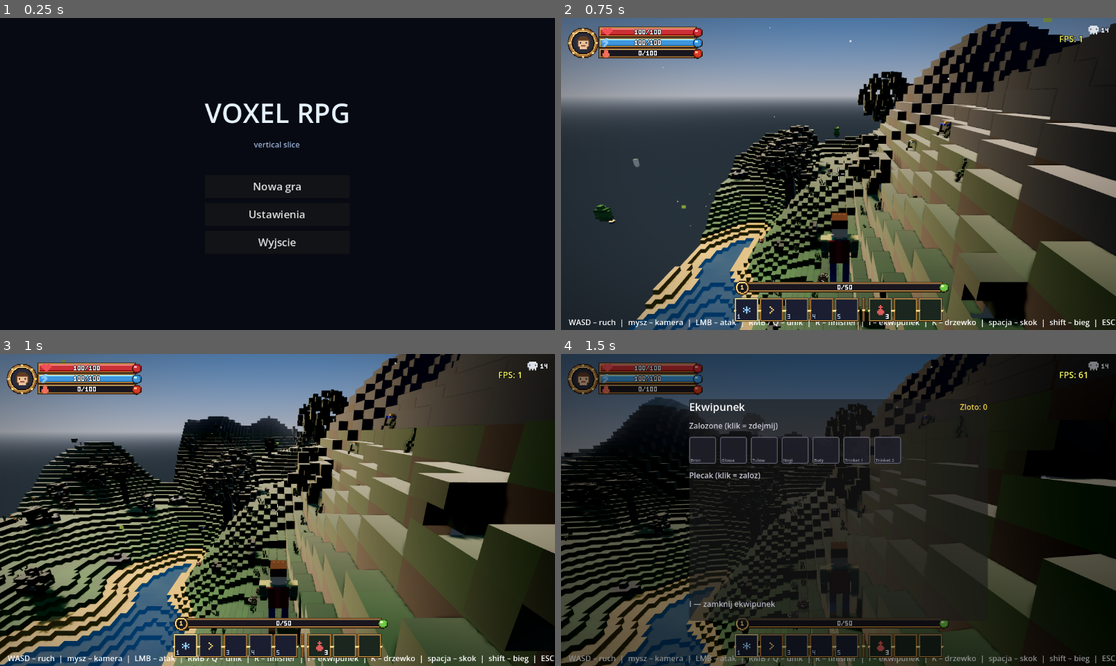
Above: before the commit, frames 1-4 (two rows, left to right).
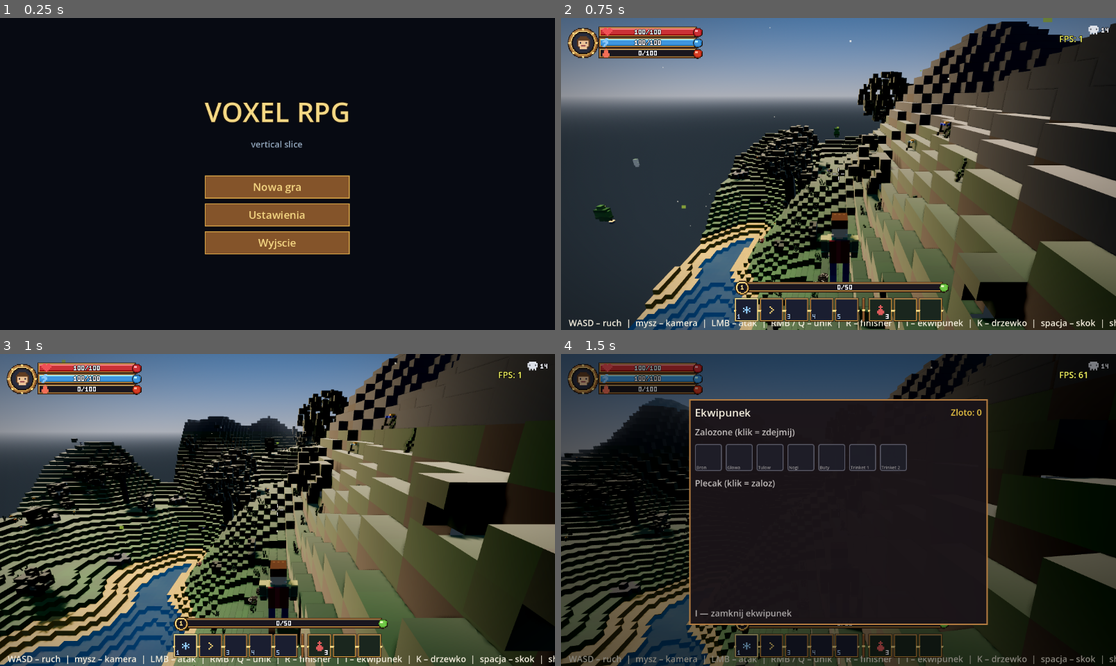
Above: after the commit, the same moments.

Repository: oskarolejnik/voxel-rpg-projekt
Game: Godot game, scene res://Main.tscn
The game is run twice, just before and just after one commit, with the same random seed, the same clock (stepped at 60 frames per second) and the same inputs.
Inputs (mouse positions are in pixels of both pictures, inside the frame that each line leads up to):
- Up to frame 1 (0.25 s): no input
- Up to frame 2 (0.75 s): click "Nowa gra" at 0.5 s
- Up to frame 3 (1 s): no input
- Up to frame 4 (1.5 s): tap Enter at 1.25 s; move the mouse to (866, 510) at 1.27 s; hold W from 1.28 s (still down); tap I at 1.35 s; click (866, 510) at 1.42 s

The runs differ from the first frame. In frame 1, 6.8% of the frame differs, in the area x 36-64%, y 26-76%; in frame 2, 1.1%; in frame 3, 1.1%; in frame 4, 13%, in the area x 0-100%, y 0-100%.

Commit message:
Menu pixel-art drewno-złoto: globalny Theme jak HUD (krok/menu)
Wszystkie ekrany menu w spójnym stylu HUD (drewno+złoto, kanciaste ramki) przez JEDEN motyw
wpięty globalnie — zero edycji per-menu:
- tools/build_ui_theme.gd(+tscn): generuje res://data/ui/wood_gold_theme.tres (paleta HUD:
  WOOD/GOLD/OUTLINE/INNER) — StyleBoxFlat (kanciaste) dla Button/OptionButton/CheckButton/CheckBox/
  Panel/PanelContainer/TabContainer/LineEdit/HSlider/ProgressBar/TabBar + kolory tekstu.
- project.godot: [gui] theme/custom -> motyw stosuje się do WSZYSTKICH Control (MainMenu/Pause/
  Settings/Lobby/Inventory/SkillTree/Creator automatycznie).
- MainMenu.gd: tytuł na złoty + outline (spójnie z motywem).
- assets/fonts/README.md: drop-in pixel-font (assets/fonts/pixel.ttf -> przebuduj motyw); z polskimi znakami.
- test/MenuShot.gd(+tscn): narzędzie do zrzutów menu (MENU=main|settings).
Regresja 22/22 ALL OK, boot+import czyste (motyw nie rusza logiki/testów).

Bez pixel-fontu styl ramek/kolorów gotowy; pełny pixel-tekst po wrzuceniu CC0 .ttf.

Co-Authored-By: Claude Opus 4.8 <noreply@anthropic.com>

Diff:
--- /dev/null
+++ b/data/ui/wood_gold_theme.tres
@@ -0,0 +1,257 @@
+[gd_resource type="Theme" format=3]
+
+[sub_resource type="StyleBoxFlat" id="StyleBoxFlat_b22k5"]
+content_margin_left = 8.0
+content_margin_top = 8.0
+content_margin_right = 8.0
+content_margin_bottom = 8.0
+bg_color = Color(0.08627451, 0.07058824, 0.101960786, 1)
+border_width_left = 2
+border_width_top = 2
+border_width_right = 2
+border_width_bottom = 2
+border_color = Color(0.5176471, 0.32941177, 0.16470589, 0.45)
+
+[sub_resource type="StyleBoxFlat" id="StyleBoxFlat_c5ovy"]
+content_margin_left = 8.0
+content_margin_top = 8.0
+content_margin_right = 8.0
+content_margin_bottom = 8.0
+bg_color = Color(0, 0, 0, 0)
+border_width_left = 2
+border_width_top = 2
+border_width_right = 2
+border_width_bottom = 2
+border_color = Color(0.9647059, 0.84705883, 0.5176471, 1)
+
+[sub_resource type="StyleBoxFlat" id="StyleBoxFlat_3k1yd"]
+content_margin_left = 8.0
+content_margin_top = 8.0
+content_margin_right = 8.0
+content_margin_bottom = 8.0
+bg_color = Color(0.6901961, 0.47843137, 0.2509804, 1)
+border_width_left = 2
+border_width_top = 2
+border_width_right = 2
+border_width_bottom = 2
+border_color = Color(0.9647059, 0.84705883, 0.5176471, 1)
+
+[sub_resource type="StyleBoxFlat" id="StyleBoxFlat_omrt5"]
+content_margin_left = 8.0
+content_margin_top = 8.0
+content_margin_right = 8.0
+content_margin_bottom = 8.0
+bg_color = Color(0.5176471, 0.32941177, 0.16470589, 1)
+border_width_left = 2
+border_width_top = 2
+border_width_right = 2
+border_width_bottom = 2
+border_color = Color(0.8392157, 0.63529414, 0.27450982, 1)
+
+[sub_resource type="StyleBoxFlat" id="StyleBoxFlat_34pnt"]
+content_margin_left = 8.0
+content_margin_top = 8.0
+content_margin_right = 8.0
+content_margin_bottom = 8.0
+bg_color = Color(0.36078432, 0.21960784, 0.10980392, 1)
+border_width_left = 2
+border_width_top = 2
+border_width_right = 2
+border_width_bottom = 2
+border_color = Color(0.8392157, 0.63529414, 0.27450982, 1)
+
+[sub_resource type="StyleBoxFlat" id="StyleBoxFlat_2id1u"]
+content_margin_left = 0.0
+content_margin_top = 0.0
+content_margin_right = 0.0
+content_margin_bottom = 0.0
+bg_color = Color(0.8392157, 0.63529414, 0.27450982, 1)
+border_color = Color(0.9647059, 0.84705883, 0.5176471, 1)
+
+[sub_resource type="StyleBoxFlat" id="StyleBoxFlat_wlh0g"]
+content_margin_left = 0.0
+content_margin_top = 0.0
+content_margin_right = 0.0
+content_margin_bottom = 0.0
+bg_color = Color(0.9647059, 0.84705883, 0.5176471, 1)
+border_color = Color(0.9647059, 0.84705883, 0.5176471, 1)
+
+[sub_resource type="StyleBoxFlat" id="StyleBoxFlat_s8vxl"]
+content_margin_left = 0.0
+content_margin_top = 0.0
+content_margin_right = 0.0
+content_margin_bottom = 0.0
+bg_color = Color(0.08627451, 0.07058824, 0.101960786, 1)
+border_width_left = 1
+border_width_top = 1
+border_width_right = 1
+border_width_bottom = 1
+border_color = Color(0.36078432, 0.21960784, 0.10980392, 1)
+
+[sub_resource type="StyleBoxFlat" id="StyleBoxFlat_ecqhf"]
+content_margin_left = 6.0
+content_margin_top = 6.0
+content_margin_right = 6.0
+content_margin_bottom = 6.0
+bg_color = Color(0.05490196, 0.047058824, 0.07058824, 1)
+border_width_left = 2
+border_width_top = 2
+border_width_right = 2
+border_width_bottom = 2
+border_color = Color(0.9647059, 0.84705883, 0.5176471, 1)
+
+[sub_resource type="StyleBoxFlat" id="StyleBoxFlat_t46yg"]
+content_margin_left = 6.0
+content_margin_top = 6.0
+content_margin_right = 6.0
+content_margin_bottom = 6.0
+bg_color = Color(0.05490196, 0.047058824, 0.07058824, 1)
+border_width_left = 2
+border_width_top = 2
+border_width_right = 2
+border_width_bottom = 2
+border_color = Color(0.8392157, 0.63529414, 0.27450982, 1)
+
+[sub_resource type="StyleBoxFlat" id="StyleBoxFlat_ummhb"]
+content_margin_left = 12.0
+content_margin_top = 12.0
+content_margin_right = 12.0
+content_margin_bottom = 12.0
+bg_color = Color(0.101960786, 0.078431375, 0.09411765, 0.96)
+border_width_left = 3
+border_width_top = 3
+border_width_right = 3
+border_width_bottom = 3
+border_color = Color(0.6901961, 0.47843137, 0.2509804, 1)
+
+[sub_resource type="StyleBoxFlat" id="StyleBoxFlat_ujbv7"]
+content_margin_left = 0.0
+content_margin_top = 0.0
+content_margin_right = 0.0
+content_margin_bottom = 0.0
+bg_color = Color(0.08627451, 0.07058824, 0.101960786, 1)
+border_width_left = 1
+border_width_top = 1
+border_width_right = 1
+border_width_bottom = 1
+border_color = Color(0.36078432, 0.21960784, 0.10980392, 1)
+
+[sub_resource type="StyleBoxFlat" id="StyleBoxFlat_x00rt"]
+content_margin_left = 0.0
+content_margin_top = 0.0
+content_margin_right = 0.0
+content_margin_bottom = 0.0
+bg_color = Color(0.8392157, 0.63529414, 0.27450982, 1)
+border_color = Color(0.8392157, 0.63529414, 0.27450982, 1)
+
+[sub_resource type="StyleBoxFlat" id="StyleBoxFlat_h2ovc"]
+content_margin_left = 6.0
+content_margin_top = 6.0
+content_margin_right = 6.0
+content_margin_bottom = 6.0
+bg_color = Color(0.5176471, 0.32941177, 0.16470589, 1)
+border_width_left = 2
+border_width_top = 2
+border_width_right = 2
+border_width_bottom = 2
+border_color = Color(0.8392157, 0.63529414, 0.27450982, 1)
+
+[sub_resource type="StyleBoxFlat" id="StyleBoxFlat_6s70k"]
+content_margin_left = 6.0
+content_margin_top = 6.0
+content_margin_right = 6.0
+content_margin_bottom = 6.0
+bg_color = Color(0.6901961, 0.47843137, 0.2509804, 1)
+border_width_left = 2
+border_width_top = 2
+border_width_right = 2
+border_width_bottom = 2
+border_color = Color(0.9647059, 0.84705883, 0.5176471, 1)
+
+[sub_resource type="StyleBoxFlat" id="StyleBoxFlat_8dj0g"]
+content_margin_left = 6.0
+content_margin_top = 6.0
+content_margin_right = 6.0
+content_margin_bottom = 6.0
+bg_color = Color(0.36078432, 0.21960784, 0.10980392, 1)
+border_width_left = 2
+border_width_top = 2
+border_width_right = 2
+border_width_bottom = 2
+border_color = Color(0.5176471, 0.32941177, 0.16470589, 1)
+
+[resource]
+default_font_size = 18
+Button/colors/font_color = Color(0.9647059, 0.84705883, 0.5176471, 1)
+Button/colors/font_disabled_color = Color(0.74509805, 0.69803923, 0.5882353, 1)
+Button/colors/font_focus_color = Color(0.95686275, 0.93333334, 0.87058824, 1)
+Button/colors/font_hover_color = Color(0.95686275, 0.93333334, 0.87058824, 1)
+Button/colors/font_pressed_color = Color(0.8392157, 0.63529414, 0.27450982, 1)
+Button/styles/disabled = SubResource("StyleBoxFlat_b22k5")
+Button/styles/focus = SubResource("StyleBoxFlat_c5ovy")
+Button/styles/hover = SubResource("StyleBoxFlat_3k1yd")
+Button/styles/normal = SubResource("StyleBoxFlat_omrt5")
+Button/styles/pressed = SubResource("StyleBoxFlat_34pnt")
+CheckBox/colors/font_color = Color(0.9647059, 0.84705883, 0.5176471, 1)
+CheckBox/colors/font_disabled_color = Color(0.74509805, 0.69803923, 0.5882353, 1)
+CheckBox/colors/font_focus_color = Color(0.95686275, 0.93333334, 0.87058824, 1)
+CheckBox/colors/font_hover_color = Color(0.95686275, 0.93333334, 0.87058824, 1)
+CheckBox/colors/font_pressed_color = Color(0.8392157, 0.63529414, 0.27450982, 1)
+CheckBox/styles/disabled = SubResource("StyleBoxFlat_b22k5")
+CheckBox/styles/focus = SubResource("StyleBoxFlat_c5ovy")
+CheckBox/styles/hover = SubResource("StyleBoxFlat_3k1yd")
+CheckBox/styles/normal = SubResource("StyleBoxFlat_omrt5")
+CheckBox/styles/pressed = SubResource("StyleBoxFlat_34pnt")
+CheckButton/colors/font_color = Color(0.9647059, 0.84705883, 0.5176471, 1)
+CheckButton/colors/font_disabled_color = Color(0.74509805, 0.69803923, 0.5882353, 1)
+CheckButton/colors/font_focus_color = Color(0.95686275, 0.93333334, 0.87058824, 1)
+CheckButton/colors/font_hover_color = Color(0.95686275, 0.93333334, 0.87058824, 1)
+CheckButton/colors/font_pressed_color = Color(0.8392157, 0.63529414, 0.27450982, 1)
+CheckButton/styles/disabled = SubResource("StyleBoxFlat_b22k5")
+CheckButton/styles/focus = SubResource("StyleBoxFlat_c5ovy")
+CheckButton/styles/hover = SubResource("StyleBoxFlat_3k1yd")
+CheckButton/styles/normal = SubResource("StyleBoxFlat_omrt5")
+CheckButton/styles/pressed = SubResource("StyleBoxFlat_34pnt")
+HSlider/styles/grabber_area = SubResource("StyleBoxFlat_2id1u")
+HSlider/styles/grabber_area_highlight = SubResource("StyleBoxFlat_wlh0g")
+HSlider/styles/slider = SubResource("StyleBoxFlat_s8vxl")
+Label/colors/font_color = Color(0.95686275, 0.93333334, 0.87058824, 1)
+LineEdit/colors/caret_color = Color(0.9647059, 0.84705883, 0.5176471, 1)
+LineEdit/colors/font_color = Color(0.95686275, 0.93333334, 0.87058824, 1)
+LineEdit/colors/font_placeholder_color = Color(0.74509805, 0.69803923, 0.5882353, 1)
+LineEdit/colors/selection_color = Color(0.8392157, 0.63529414, 0.27450982, 0.35)
+LineEdit/styles/focus = SubResource("StyleBoxFlat_ecqhf")
+LineEdit/styles/normal = SubResource("StyleBoxFlat_t46yg")
+MenuButton/colors/font_color = Color(0.9647059, 0.84705883, 0.5176471, 1)
+MenuButton/colors/font_disabled_color = Color(0.74509805, 0.69803923, 0.5882353, 1)
+MenuButton/colors/font_focus_color = Color(0.95686275, 0.93333334, 0.87058824, 1)
+MenuButton/colors/font_hover_color = Color(0.95686275, 0.93333334, 0.87058824, 1)
+MenuButton/colors/font_pressed_color = Color(0.8392157, 0.63529414, 0.27450982, 1)
+MenuButton/styles/disabled = SubResource("StyleBoxFlat_b22k5")
+MenuButton/styles/focus = SubResource("StyleBoxFlat_c5ovy")
+MenuButton/styles/hover = SubResource("StyleBoxFlat_3k1yd")
+MenuButton/styles/normal = SubResource("StyleBoxFlat_omrt5")
+MenuButton/styles/pressed = SubResource("StyleBoxFlat_34pnt")
+OptionButton/colors/font_color = Color(0.9647059, 0.84705883, 0.5176471, 1)
+OptionButton/colors/font_disabled_color = Color(0.74509805, 0.69803923, 0.5882353, 1)
+OptionButton/colors/font_focus_color = Color(0.95686275, 0.93333334, 0.87058824, 1)
+OptionButton/colors/font_hover_color = Color(0.95686275, 0.93333334, 0.87058824, 1)
+OptionButton/colors/font_pressed_color = Color(0.8392157, 0.63529414, 0.27450982, 1)
+OptionButton/styles/disabled = SubResource("StyleBoxFlat_b22k5")
+OptionButton/styles/focus = SubResource("StyleBoxFlat_c5ovy")
+OptionButton/styles/hover = SubResource("StyleBoxFlat_3k1yd")
+OptionButton/styles/normal = SubResource("StyleBoxFlat_omrt5")
+OptionButton/styles/pressed = SubResource("StyleBoxFlat_34pnt")
+Panel/styles/panel = SubResource("StyleBoxFlat_ummhb")
+PanelContainer/styles/panel = SubResource("StyleBoxFlat_ummhb")
+ProgressBar/colors/font_color = Color(0.95686275, 0.93333334, 0.87058824, 1)
+ProgressBar/styles/background = SubResource("StyleBoxFlat_ujbv7")
+ProgressBar/styles/fill = SubResource("StyleBoxFlat_x00rt")
+RichTextLabel/colors/default_color = Color(0.95686275, 0.93333334, 0.87058824, 1)
+RichTextLabel/colors/font_color = Color(0.95686275, 0.93333334, 0.87058824, 1)
+TabBar/colors/font_selected_color = Color(0.9647059, 0.84705883, 0.5176471, 1)
+TabBar/colors/font_unselected_color = Color(0.74509805, 0.69803923, 0.5882353, 1)
+TabBar/styles/tab_hovered = SubResource("StyleBoxFlat_h2ovc")
+TabBar/styles/tab_selected = SubResource("StyleBoxFlat_6s70k")
+TabBar/styles/tab_unselected = SubResource("StyleBoxFlat_8dj0g")
+TabContainer/styles/panel = SubResource("StyleBoxFlat_ummhb")
--- a/project.godot
+++ b/project.godot
@@ -42,3 +42,7 @@
 [rendering]
 
 anti_aliasing/quality/msaa_3d=1
+
+[gui]
+
+theme/custom="res://data/ui/wood_gold_theme.tres"
--- a/src/MainMenu.gd
+++ b/src/MainMenu.gd
@@ -66,7 +66,9 @@
 	title.text = "VOXEL RPG"
 	title.horizontal_alignment = HORIZONTAL_ALIGNMENT_CENTER
 	title.add_theme_font_size_override("font_size", 56)
-	title.add_theme_color_override("font_color", Color(0.9, 0.95, 1.0))
+	title.add_theme_color_override("font_color", Color(0.96, 0.85, 0.52))   # złoty — spójnie z motywem/HUD
+	title.add_theme_color_override("font_outline_color", Color(0.13, 0.09, 0.05, 0.9))
+	title.add_theme_constant_override("outline_size", 6)
 	vb.add_child(title)
 
 	var subtitle := Label.new()
--- /dev/null
+++ b/test/MenuShot.gd
@@ -0,0 +1,26 @@
+extends Node
+## MenuShot.gd — narzędzie (NIE test): zrzut menu z globalnym motywem drewno-złoto.
+## MENU=main|settings  godot --path <proj> res://test/MenuShot.tscn  -> _menu_<which>.png
+
+func _ready() -> void:
+	process_mode = Node.PROCESS_MODE_ALWAYS
+	DisplayServer.window_set_size(Vector2i(1280, 720))
+	await get_tree().process_frame
+	var which := OS.get_environment("MENU")
+	var node: Node
+	if which == "settings":
+		node = load("res://src/SettingsMenu.gd").new()
+		add_child(node)
+		if node is CanvasItem:
+			(node as CanvasItem).visible = true
+	else:
+		which = "main"
+		node = load("res://src/MainMenu.gd").new()
+		add_child(node)
+	for i in 50:
+		await get_tree().process_frame
+	get_tree().paused = false
+	await RenderingServer.frame_post_draw
+	get_viewport().get_texture().get_image().save_png("C:/Users/oskar/Downloads/voxel-rpg/_menu_%s.png" % which)
+	print("[MENUSHOT] zapisano _menu_%s.png" % which)
+	get_tree().quit()
--- /dev/null
+++ b/test/MenuShot.tscn
@@ -0,0 +1,6 @@
+[gd_scene load_steps=2 format=3]
+
+[ext_resource type="Script" path="res://test/MenuShot.gd" id="1_menushot"]
+
+[node name="MenuShot" type="Node"]
+script = ExtResource("1_menushot")
--- /dev/null
+++ b/tools/build_ui_theme.gd
@@ -0,0 +1,106 @@
+extends Node
+## build_ui_theme.gd — NARZĘDZIE: generuje motyw UI „drewno-złoto" (paleta jak HUD) i zapisuje do
+## res://data/ui/wood_gold_theme.tres. Uruchom: godot --headless res://tools/build_ui_theme.tscn
+## Motyw wpięty globalnie przez project.godot [gui] theme/custom -> styluje WSZYSTKIE ekrany menu.
+## Pixel-font: jeśli istnieje res://assets/fonts/pixel.ttf, użyty jako default_font (drop-in CC0).
+
+const OUT_PATH := "res://data/ui/wood_gold_theme.tres"
+const FONT_PATH := "res://assets/fonts/pixel.ttf"
+
+# Paleta zgodna z HUD (drewno + złoto + ciemne wnętrze).
+const C_OUTLINE := Color8(34, 22, 14)
+const C_WOOD_D := Color8(92, 56, 28)
+const C_WOOD := Color8(132, 84, 42)
+const C_WOOD_L := Color8(176, 122, 64)
+const C_GOLD := Color8(214, 162, 70)
+const C_GOLD_L := Color8(246, 216, 132)
+const C_INNER := Color8(22, 18, 26)
+const C_PANEL := Color8(26, 20, 24)
+const C_FIELD := Color8(14, 12, 18)
+const C_TEXT := Color8(244, 238, 222)
+const C_TEXT_DIM := Color8(190, 178, 150)
+
+
+func _ready() -> void:
+	var t := Theme.new()
+	t.default_font_size = 18
+	if ResourceLoader.exists(FONT_PATH):
+		t.default_font = load(FONT_PATH)
+		print("[THEME] pixel-font wpięty: ", FONT_PATH)
+	else:
+		print("[THEME] brak pixel-fontu (", FONT_PATH, ") — styl ramek/kolorów bez pixel-czcionki (drop-in CC0 później)")
+
+	var btn_n := _sb(C_WOOD, C_GOLD, 2, 8)
+	var btn_h := _sb(C_WOOD_L, C_GOLD_L, 2, 8)
+	var btn_p := _sb(C_WOOD_D, C_GOLD, 2, 8)
+	var btn_d := _sb(C_INNER, Color(C_WOOD.r, C_WOOD.g, C_WOOD.b, 0.45), 2, 8)
+	var btn_f := _sb(Color(0, 0, 0, 0), C_GOLD_L, 2, 8)
+	var panel := _sb(Color(C_PANEL.r, C_PANEL.g, C_PANEL.b, 0.96), C_WOOD_L, 3, 12)
+	var field_n := _sb(C_FIELD, C_GOLD, 2, 6)
+	var field_f := _sb(C_FIELD, C_GOLD_L, 2, 6)
+
+	# --- Button (+ pochodne, by OptionButton/CheckButton itp. wyglądały jak drewniane guziki) ---
+	for ty in ["Button", "OptionButton", "MenuButton", "CheckButton", "CheckBox"]:
+		t.set_stylebox("normal", ty, btn_n)
+		t.set_stylebox("hover", ty, btn_h)
+		t.set_stylebox("pressed", ty, btn_p)
+		t.set_stylebox("disabled", ty, btn_d)
+		t.set_stylebox("focus", ty, btn_f)
+		t.set_color("font_color", ty, C_GOLD_L)
+		t.set_color("font_hover_color", ty, C_TEXT)
+		t.set_color("font_pressed_color", ty, C_GOLD)
+		t.set_color("font_focus_color", ty, C_TEXT)
+		t.set_color("font_disabled_color", ty, C_TEXT_DIM)
+
+	# --- Label / RichTextLabel ---
+	t.set_color("font_color", "Label", C_TEXT)
+	t.set_color("font_color", "RichTextLabel", C_TEXT)
+	t.set_color("default_color", "RichTextLabel", C_TEXT)
+
+	# --- Panel / PanelContainer / TabContainer ---
+	t.set_stylebox("panel", "Panel", panel)
+	t.set_stylebox("panel", "PanelContainer", panel)
+	t.set_stylebox("panel", "TabContainer", panel)
+
+	# --- LineEdit ---
+	t.set_stylebox("normal", "LineEdit", field_n)
+	t.set_stylebox("focus", "LineEdit", field_f)
+	t.set_color("font_color", "LineEdit", C_TEXT)
+	t.set_color("font_placeholder_color", "LineEdit", C_TEXT_DIM)
+	t.set_color("caret_color", "LineEdit", C_GOLD_L)
+	t.set_color("selection_color", "LineEdit", Color(C_GOLD.r, C_GOLD.g, C_GOLD.b, 0.35))
+
+	# --- HSlider (suwaki ustawień): tor + obszar wypełnienia ---
+	t.set_stylebox("slider", "HSlider", _sb(C_INNER, C_WOOD_D, 1, 0))
+	t.set_stylebox("grabber_area", "HSlider", _sb(C_GOLD, C_GOLD_L, 0, 0))
+	t.set_stylebox("grabber_area_highlight", "HSlider", _sb(C_GOLD_L, C_GOLD_L, 0, 0))
+
+	# --- ProgressBar (np. głośność/poziomy) ---
+	t.set_stylebox("background", "ProgressBar", _sb(C_INNER, C_WOOD_D, 1, 0))
+	t.set_stylebox("fill", "ProgressBar", _sb(C_GOLD, C_GOLD, 0, 0))
+	t.set_color("font_color", "ProgressBar", C_TEXT)
+
+	# --- TabBar (zakładki ustawień) ---
+	t.set_stylebox("tab_selected", "TabBar", _sb(C_WOOD_L, C_GOLD_L, 2, 6))
+	t.set_stylebox("tab_unselected", "TabBar", _sb(C_WOOD_D, C_WOOD, 2, 6))
+	t.set_stylebox("tab_hovered", "TabBar", _sb(C_WOOD, C_GOLD, 2, 6))
+	t.set_color("font_selected_color", "TabBar", C_GOLD_L)
+	t.set_color("font_unselected_color", "TabBar", C_TEXT_DIM)
+
+	DirAccess.make_dir_recursive_absolute("res://data/ui")   # ResourceSaver nie tworzy katalogów
+	var err := ResourceSaver.save(t, OUT_PATH)
+	if err == OK:
+		print("[THEME] zapisano motyw drewno-złoto -> ", OUT_PATH)
+	else:
+		printerr("[THEME] BŁĄD zapisu (%d)" % err)
+	get_tree().quit(0 if err == OK else 1)
+
+
+func _sb(bg: Color, border_col: Color, border_w: int, pad: int) -> StyleBoxFlat:
+	var s := StyleBoxFlat.new()
+	s.bg_color = bg
+	s.set_corner_radius_all(0)            # pixel-art: KANCIASTE rogi
+	s.set_border_width_all(border_w)
+	s.border_color = border_col
+	s.set_content_margin_all(float(pad))
+	return s
--- /dev/null
+++ b/tools/build_ui_theme.tscn
@@ -0,0 +1,6 @@
+[gd_scene load_steps=2 format=3]
+
+[ext_resource type="Script" path="res://tools/build_ui_theme.gd" id="1_buildtheme"]
+
+[node name="BuildUITheme" type="Node"]
+script = ExtResource("1_buildtheme")
Not shown, added: test/MenuShot.gd.uid
Not shown, added: tools/build_ui_theme.gd.uid
